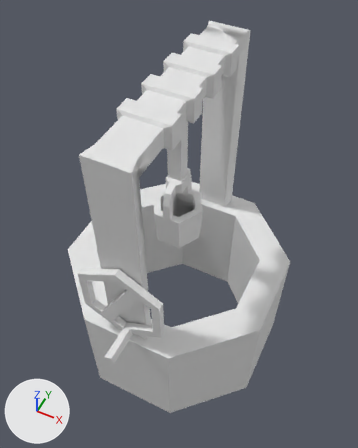
An edit to the FBX model Assets/Resources/Models/Well.fbx, drawn before and after from the same camera.
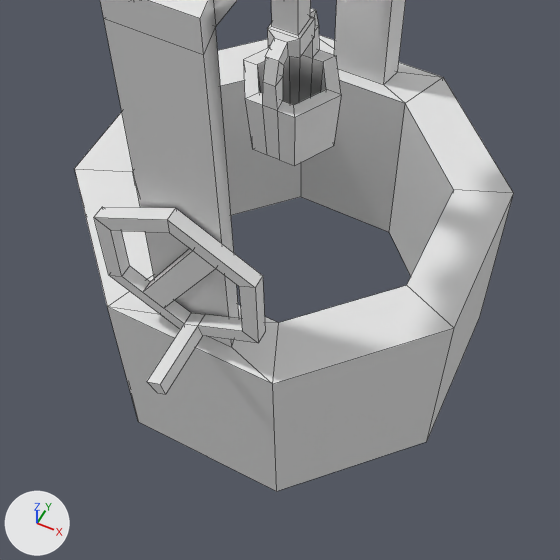
Each version appears first whole from a 50 mm camera at (0.46, -0.911, 1.698) aimed at (-0.009, 0.026, 0.527), and next in a close-up on the part from 8% to 88% of the width and 37% to 100% of the height. Lighting does not change. The marker at lower left points along +X, +Y and +Z. The close-ups show mesh edges as thin lines. Where no turn or scale is listed for an object, it has been applied to the vertices.

The first close-up shows 'Well'.
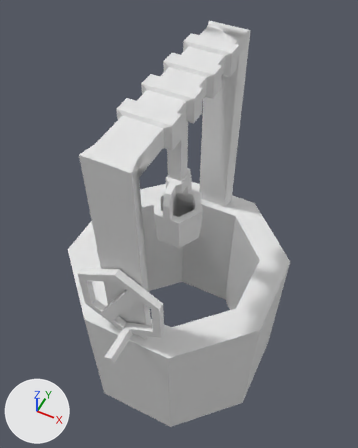
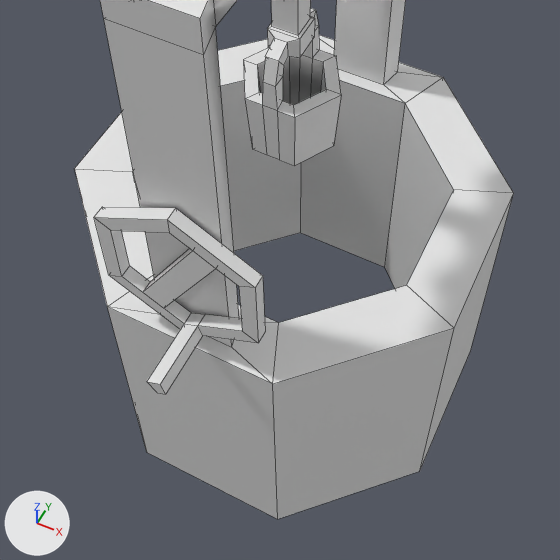
The newer file is also rescaled (x1.5), turned or shifted as a whole; pictures and numbers use the older file's frame.

Diff of the bpy script that builds the scene:
```diff
--- a/Assets/Resources/Models/Well.fbx.py
+++ b/Assets/Resources/Models/Well.fbx.py
@@ me_plane @@
 me_plane.from_pydata(...)  # 245 vertices, 241 faces; spans x -0.342..0.342, y -0.442..0.342, z 0.0..1.059
 # used by ob_well; location = (0.0, 0.0, 0.0)
+# me_plane part 1: all 16 vertices in x -0.342..0.342, y -0.342..0.342, z 0.0 are moved by (0.0, 0.0, -0.133)
```

Pixel boxes (x1, y1, x2, y2) of what changed, in the close-ups (560 x 560 px; the box of a moved part takes in the faces that stretch with it):
'Well', reshaped: before (74, 0, 514, 491); after (74, 0, 514, 519)
part 1 of me_plane, moved or reshaped: before (107, 80, 514, 491); after (107, 80, 514, 519)
